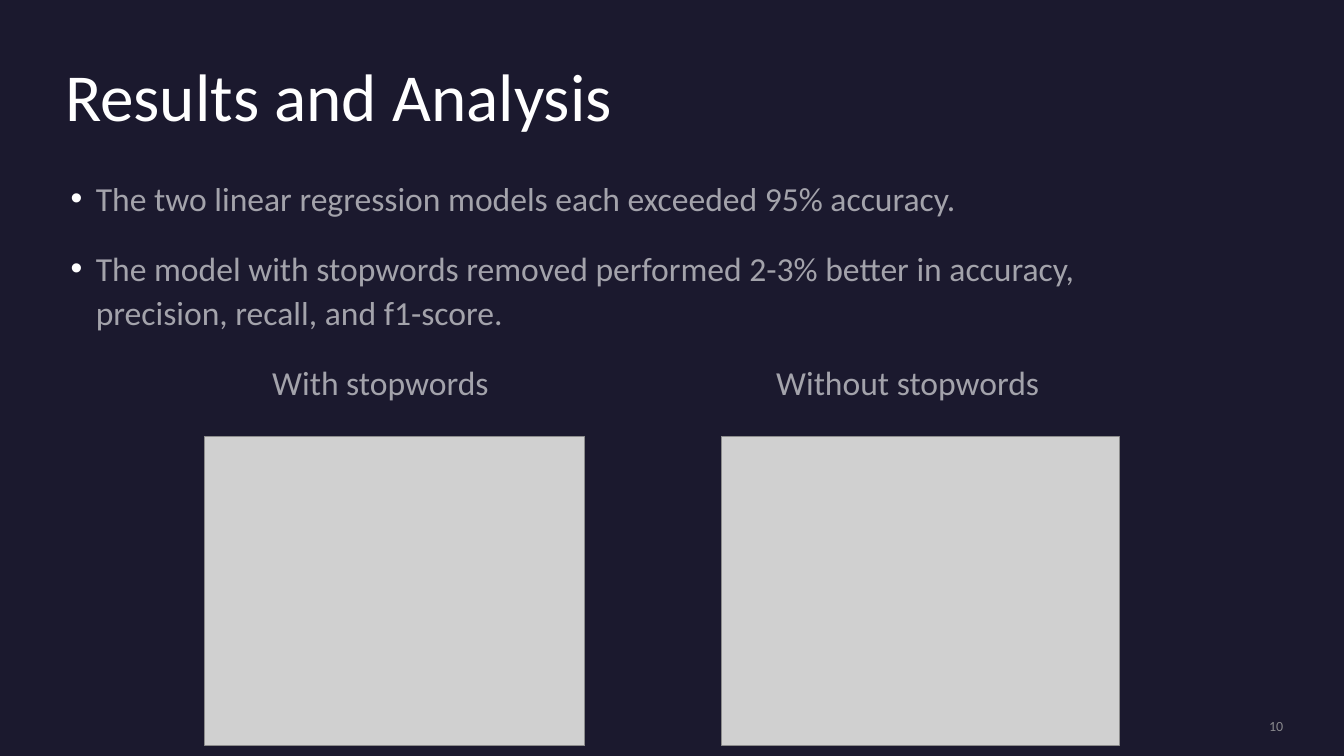
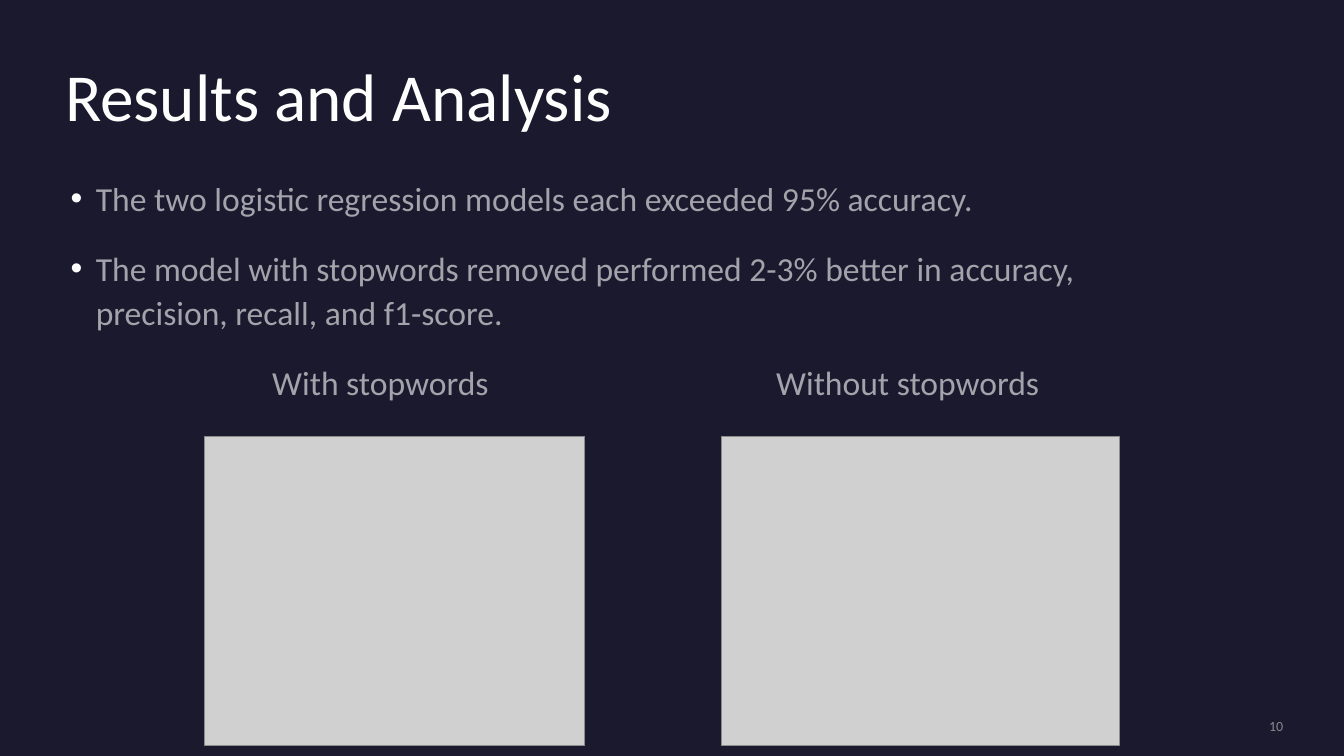
Before and after one commit to grfa5712/CSPB3022_Fake-News-Classification, a slide deck: slide 10 of Presentation.pptx. Drawn at 1344x756 pixels with LibreOffice and Linux fonts; fonts in the diff are those of the drawing; grey boxes stand for pictures. Boxes give left, top, right and bottom in pixels: in the first picture for what was removed or moved away, otherwise in the second. Text is boxed around its words. In the diff, an @@ line names an element or a change of style, - is before the commit and + after.

Commit message:
Corrected logistic regression slide

```diff
--- a/Presentation.pptx
+++ b/Presentation.pptx
@@ text at [96, 188, 973, 217]: text changed @@
-• The two linear regression models each exceeded 95% accuracy.
+• The two logistic regression models each exceeded 95% accuracy.
```
